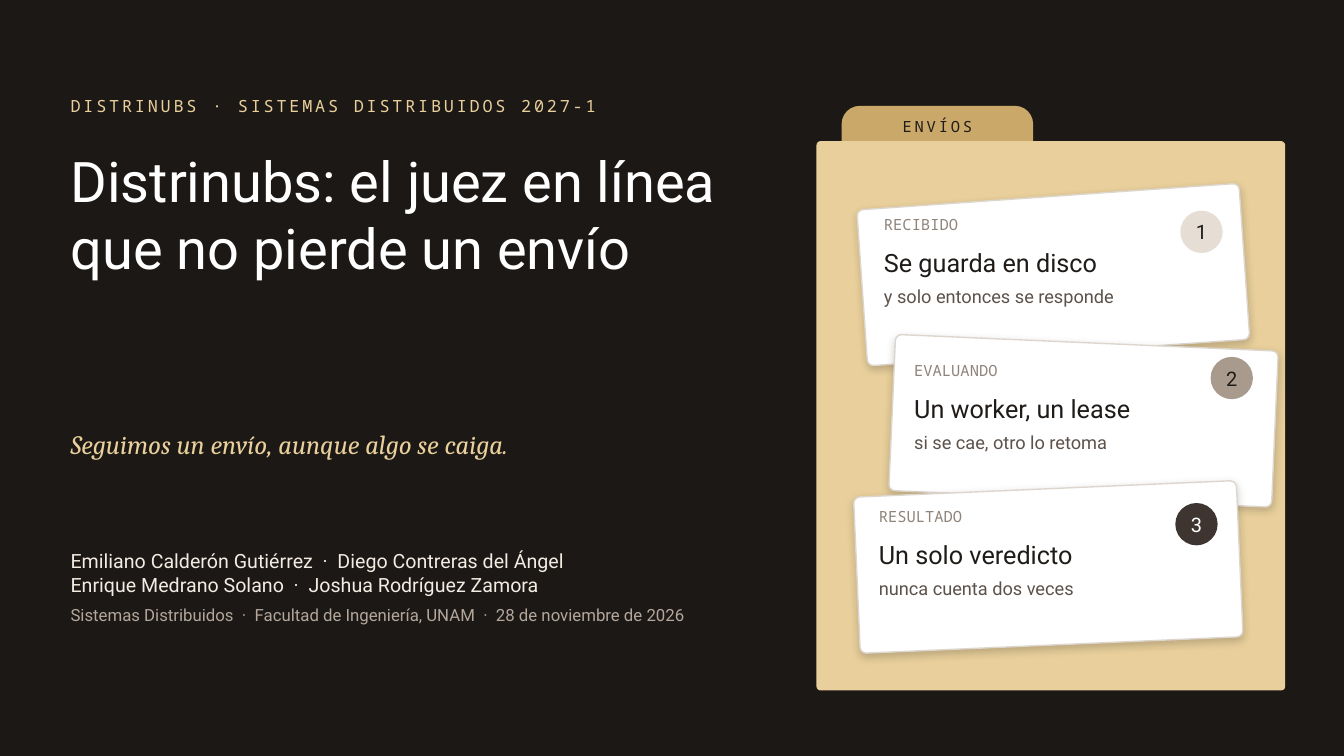
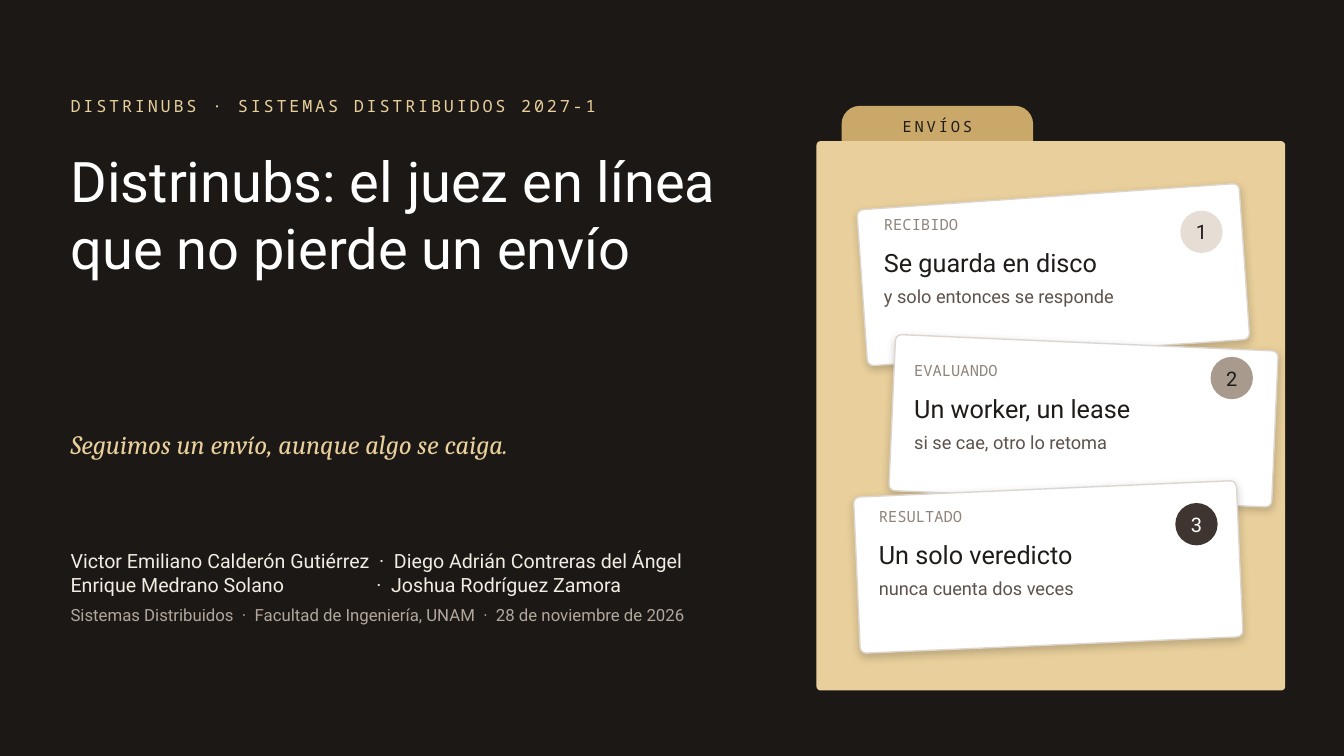
Before and after one commit to Delta2904/sd-2027-1-distrinubs, a slide deck: slide 1 of docs/pitch-distrinubs.pptx. Drawn at 1344x756 pixels with LibreOffice and Linux fonts; fonts in the diff are those of the drawing. Boxes give left, top, right and bottom in pixels: in the first picture for what was removed or moved away, otherwise in the second. Text is boxed around its words. In the diff, an @@ line names an element or a change of style, - is before the commit and + after.

```diff
--- a/docs/pitch-distrinubs.pptx
+++ b/docs/pitch-distrinubs.pptx
@@ text at bbox=[71, 550, 682, 596]: text changed @@
-Emiliano Calderón Gutiérrez · Diego Contreras del Ángel
-Enrique Medrano Solano · Joshua Rodríguez Zamora
+Victor Emiliano Calderón Gutiérrez · Diego Adrián Contreras del Ángel
+Enrique Medrano Solano · Joshua Rodríguez Zamora
```
Also in this commit, not shown: 1 other slide changed, 2 other files.
